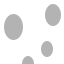
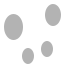
Layered file, before and after one edit (64x64). Changes by layer:
painted on "Ellipse 1 copy 4" over [22, 48, 34, 64]
